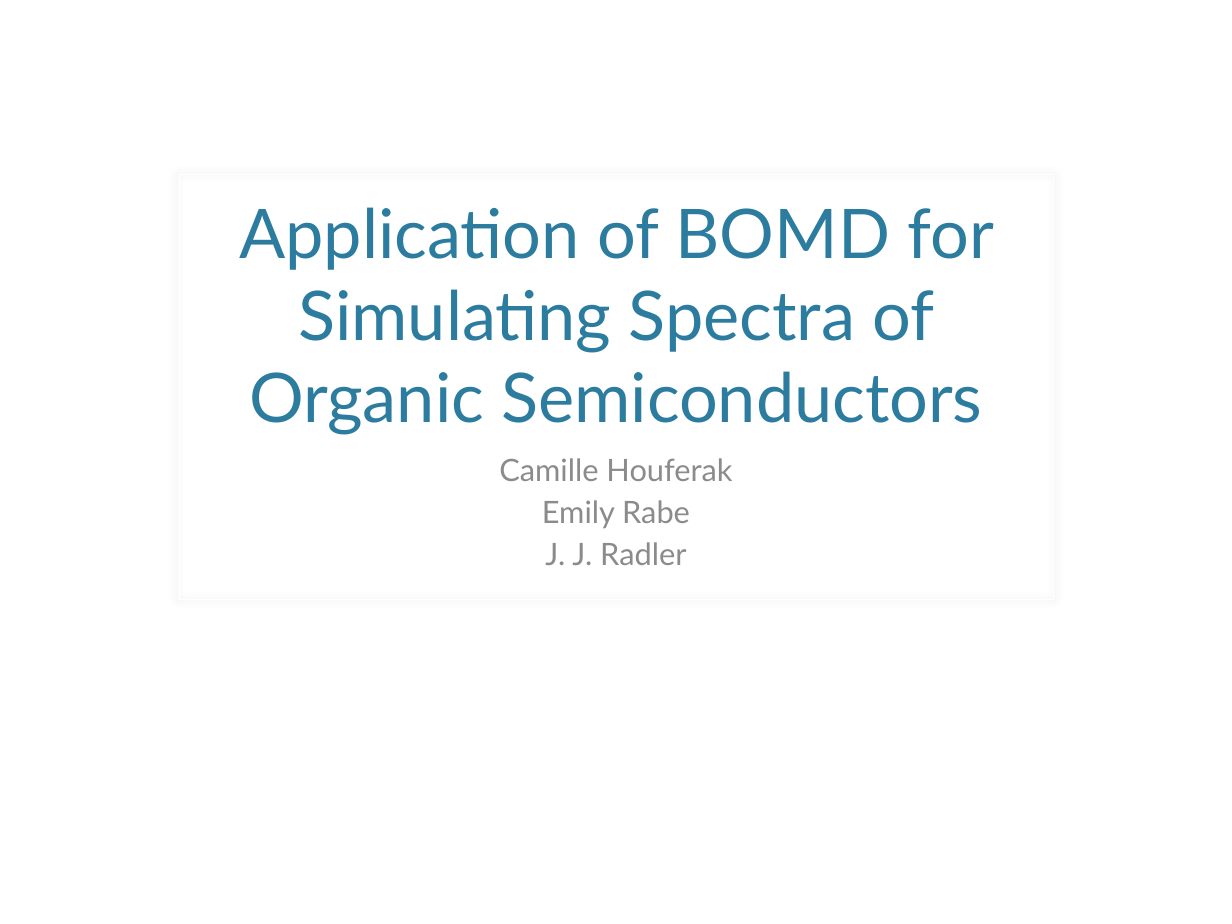
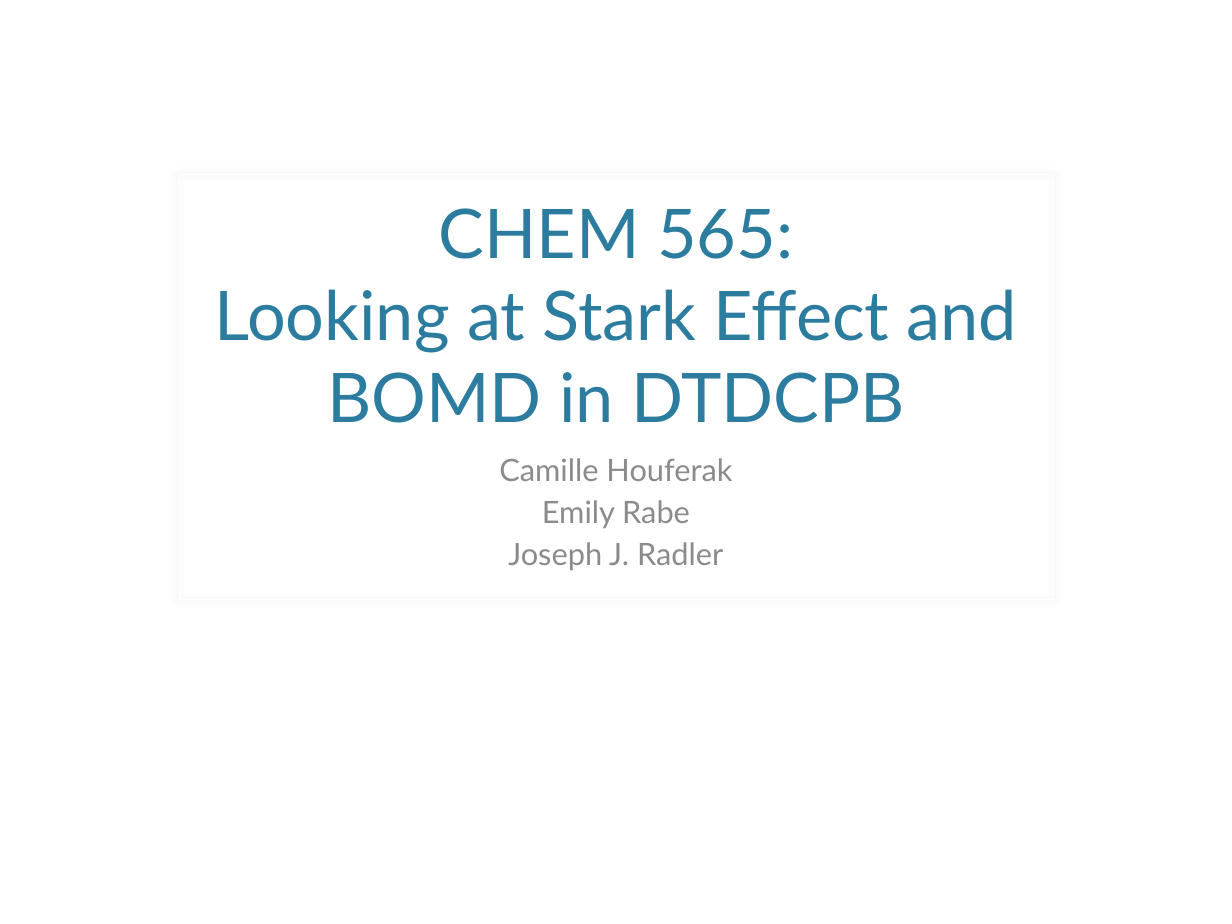
Before and after one commit to jjradler/565projectSp16, a slide deck: slide 1 of 565Presentation.pptx. Drawn at 1232x924 pixels with LibreOffice and Linux fonts; fonts in the diff are those of the drawing; background and template pictures are left out. Boxes give left, top, right and bottom in pixels: in the first picture for what was removed or moved away, otherwise in the second. Text is boxed around its words. In the diff, an @@ line names an element or a change of style, - is before the commit and + after.

```diff
--- a/565Presentation.pptx
+++ b/565Presentation.pptx
@@ title at [215, 208, 1017, 423]: text changed @@
-Application of BOMD for Simulating Spectra of Organic Semiconductors
+CHEM 565:
+Looking at Stark Effect and BOMD in DTDCPB
@@ subtitle at [508, 542, 723, 570]: text changed @@
-J. J. Radler
+Joseph J. Radler
```
Also in this commit, not shown: 2 other slides changed, 2 slides added, 3 slides removed.
